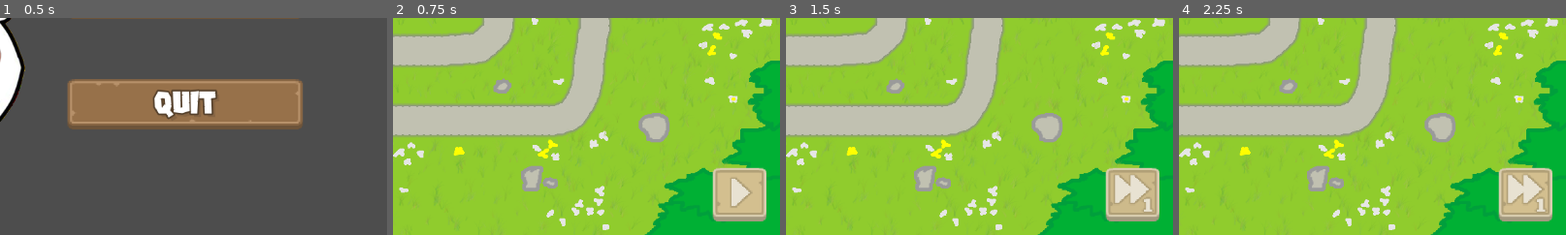
Above: before the commit, frames 1-4 (left to right).
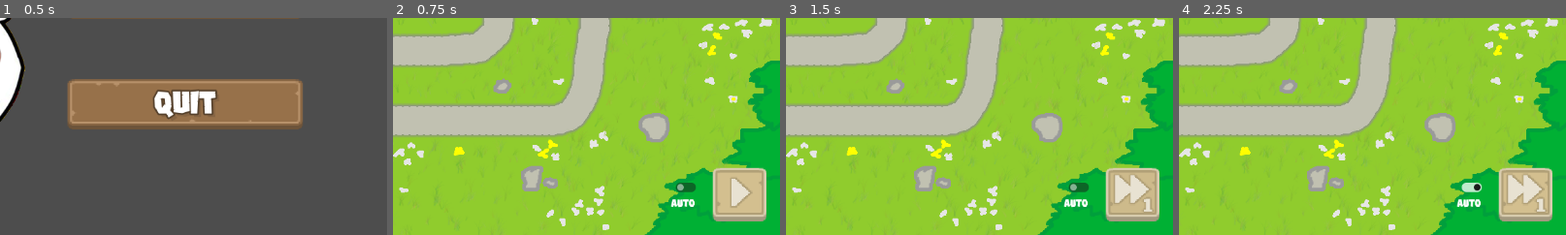
Above: after the commit, the same moments.

Repository: twright1999/godot_td
Game: Godot game, scene res://scenes/game_logic/scene_handler.tscn
Two runs of this game, one before a commit and one after it. Both use one fixed random seed, a clock stepped at 60 frames per second and the inputs below.
Inputs (mouse positions are % of the whole screen's width and height, from its top left):
- Up to frame 1 (0.5 s): no input
- Up to frame 2 (0.75 s): click "Play" at 0.5 s
- Up to frame 3 (1.5 s): click (95, 91) at 1.25 s
- Up to frame 4 (2.25 s): click (88, 89) at 2.02 s
The pictures show only the part of the screen within x 50-100%, y 50-100%; the shares and areas given below are measured in that part.

Frame 1 is identical in both runs. In frame 2, 0.4% of the frame differs, in the area x 71-79%, y 75-88%; in frame 3, 0.4%; in frame 4, 0.4%.

Commit message:
added auto start

Diff:
--- a/data/global/game_events.gd
+++ b/data/global/game_events.gd
@@ -1,4 +1,6 @@
 extends Node
+
+var auto_start = false
 
 @warning_ignore("unused_signal")
 signal wave_start_requested
@@ -11,3 +13,11 @@
 		if wave_running and not value:
 			wave_finished.emit()
 		wave_running = value
+
+
+func _ready():
+	connect("wave_finished", _on_wave_finished)
+
+func _on_wave_finished():
+	if auto_start:
+		wave_start_requested.emit()
--- a/scenes/game_logic/game_scene.tscn
+++ b/scenes/game_logic/game_scene.tscn
@@ -82,7 +82,30 @@
 grow_vertical = 2
 texture = ExtResource("8_rvs2r")
 
-[node name="PlaySpeedUpButton" parent="UI/HUD/HUDMargin" instance=ExtResource("13_tqxxy")]
+[node name="HBoxContainer" type="HBoxContainer" parent="UI/HUD/HUDMargin"]
+layout_mode = 2
+size_flags_horizontal = 8
+size_flags_vertical = 8
+
+[node name="VBoxContainer" type="VBoxContainer" parent="UI/HUD/HUDMargin/HBoxContainer"]
+layout_mode = 2
+size_flags_horizontal = 8
+size_flags_vertical = 4
+
+[node name="CheckButton" type="CheckButton" parent="UI/HUD/HUDMargin/HBoxContainer/VBoxContainer"]
+layout_mode = 2
+focus_mode = 0
+
+[node name="Label" type="Label" parent="UI/HUD/HUDMargin/HBoxContainer/VBoxContainer"]
+layout_mode = 2
+theme_override_fonts/font = ExtResource("10_mw25s")
+text = "AUTO"
+
+[node name="Control" type="Control" parent="UI/HUD/HUDMargin/HBoxContainer"]
+custom_minimum_size = Vector2(10, 0)
+layout_mode = 2
+
+[node name="PlaySpeedUpButton" parent="UI/HUD/HUDMargin/HBoxContainer" instance=ExtResource("13_tqxxy")]
 layout_mode = 2
 size_flags_horizontal = 8
 size_flags_vertical = 8
@@ -121,5 +144,6 @@
 theme_override_font_sizes/font_size = 35
 text = "xxx"
 
-[connection signal="set_speedup_fast" from="UI/HUD/HUDMargin/PlaySpeedUpButton" to="UI" method="_on_set_speedup_fast"]
-[connection signal="set_speedup_normal" from="UI/HUD/HUDMargin/PlaySpeedUpButton" to="UI" method="_on_set_speedup_normal"]
+[connection signal="toggled" from="UI/HUD/HUDMargin/HBoxContainer/VBoxContainer/CheckButton" to="UI" method="_on_check_button_toggled"]
+[connection signal="set_speedup_fast" from="UI/HUD/HUDMargin/HBoxContainer/PlaySpeedUpButton" to="UI" method="_on_set_speedup_fast"]
+[connection signal="set_speedup_normal" from="UI/HUD/HUDMargin/HBoxContainer/PlaySpeedUpButton" to="UI" method="_on_set_speedup_normal"]
--- a/scenes/ui/ui.gd
+++ b/scenes/ui/ui.gd
@@ -45,3 +45,6 @@
 
 func _on_health_updated(new_health) -> void:
 	$HUD/HUDMargin/VBoxContainer/HBoxHealth/HealthLabel.text = str(new_health)
+
+func _on_check_button_toggled(toggled_on: bool) -> void:
+	GameEvents.auto_start = toggled_on
